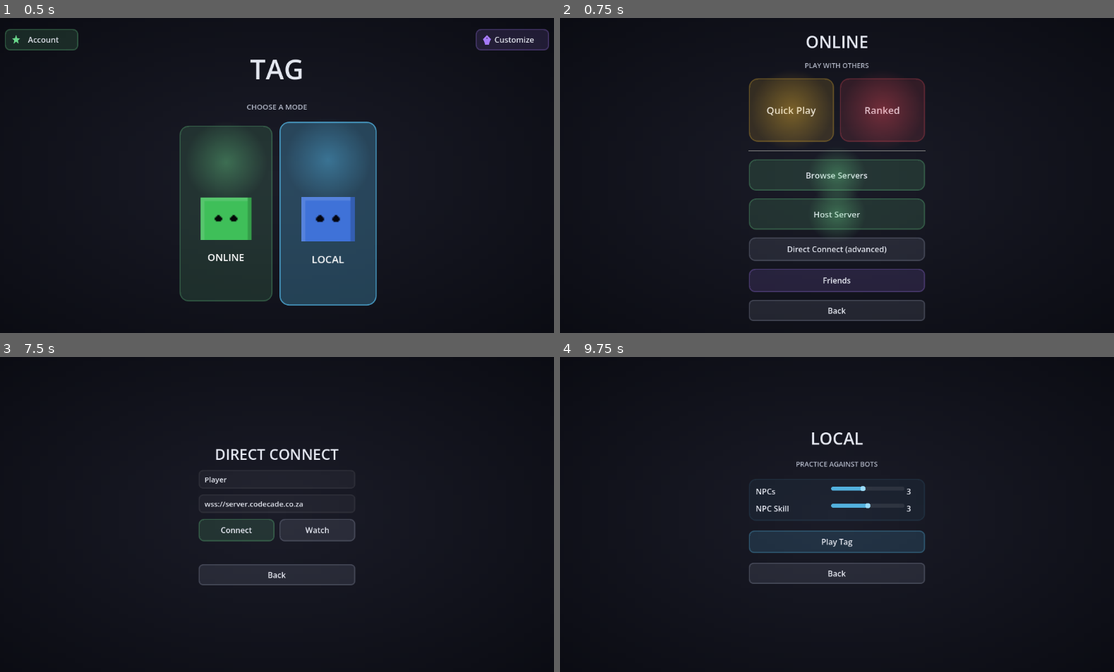
Above: before the commit, frames 1-4 (two rows, left to right).
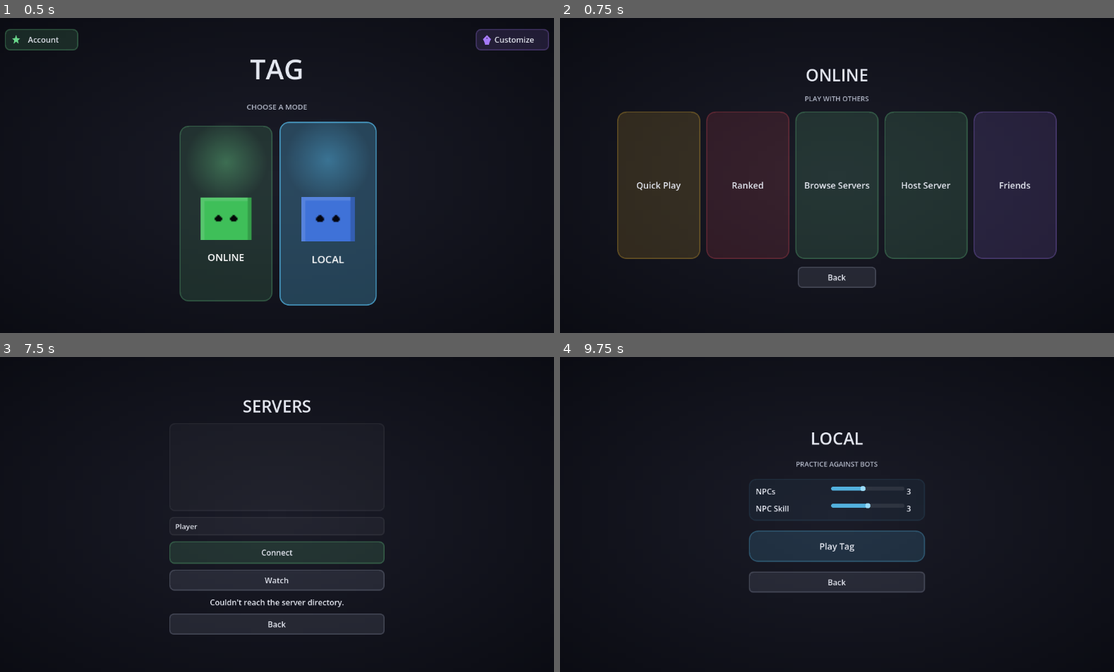
Above: after the commit, the same moments.

Repository: SumDumIdiut/tag
Game: Godot game, scene res://main/bootstrap.tscn
Same seed, same stepped clock (60 frames per second), same inputs: the game is played once before the commit and once after it.
Inputs (mouse positions are in pixels of both pictures, inside the frame that each line leads up to):
- Up to frame 1 (0.5 s): no input
- Up to frame 2 (0.75 s): click (787, 213) at 0.52 s
- Up to frame 3 (7.5 s): click "Ranked" at 1.25 s; click "Cancel" at 2 s; click "Browse Servers" at 2.75 s; click "Back" at 3.5 s; click "Host Server" at 4.25 s; click (277, 492) at 5.02 s; type "Alex" at 5.1 s; click "Host Server" at 5.75 s; click "Back" at 6.5 s; click (277, 586) at 7.25 s, where only the run before the commit has a clickable "Direct Connect (advanced)"
- Up to frame 4 (9.75 s): click "Back" at 8 s; click "Back" at 8.75 s; click (886, 552) at 9.52 s

Frame 1 is identical in both runs. In frame 2, 34% of the frame differs, in the area x 10-90%, y 5-97%; in frame 3, 5.4%; in frame 4, 1.6%.

Commit message:
Online menu: a real row of vertical bars, no glow, Direct Connect removed
The previous pass ("restyle like the main menu") landed on a mix -- two
glow cards on top, a plain list below -- which wasn't actually what was
asked for. Quick Play/Ranked/Browse Servers/Host Server/Friends are now
all one row of plain vertical bars (same proportions as the top-level
mode cards), no glow behind any of them -- just each button's own color
fill/border, matching whatever the mode-button-art system would paint
there for real content rather than a procedural decoration layered on
top. Direct Connect (advanced) is gone from the menu entirely.

Local's Play Tag button gets the same bold sizing/weight (it never had
glow to begin with, so nothing to remove there) so it doesn't read as a
smaller, secondary action next to the settings panel above it.

multiplayer_connect.gd/.tscn (Direct Connect's screen, including the
Watch-by-address fallback added while debugging the relay earlier) has
no remaining referrers anywhere in the project now that its menu entry
is gone -- left in place rather than deleted, since unlike Sandbox's
movement_test scene it still has real standalone utility as a manual
connect/spectate tool, just currently unreachable from the normal menu
flow.

Diff:
--- a/game/main/local_menu.gd
+++ b/game/main/local_menu.gd
@@ -12,7 +12,12 @@
 func _ready() -> void:
 	UIStyle.add_background(self)
 	$VBox/SettingsPanel.add_theme_stylebox_override("panel", UIStyle.panel_box(UIStyle.COLOR_LOCAL))
-	UIStyle.style_button(start_button, UIStyle.COLOR_LOCAL)
+	# Same plain flat-color-no-glow bar treatment online_menu.gd's row uses --
+	# Local only has the one real destination (there's nothing to arrange in
+	# a row here), but it should still carry the same visual weight/boldness
+	# as those bars rather than reading as a smaller, secondary action.
+	UIStyle.style_button(start_button, UIStyle.COLOR_LOCAL, 18)
+	start_button.add_theme_font_size_override("font_size", 18)
 	UIStyle.style_back_button(back_button)
 	UIStyle.style_slider(npc_count_slider, UIStyle.COLOR_LOCAL)
 	UIStyle.style_slider(skill_slider, UIStyle.COLOR_LOCAL)
--- a/game/main/local_menu.tscn
+++ b/game/main/local_menu.tscn
@@ -90,7 +90,7 @@
 
 [node name="StartButton" type="Button" parent="VBox"]
 layout_mode = 2
-custom_minimum_size = Vector2(0, 46)
+custom_minimum_size = Vector2(0, 64)
 text = "Play Tag"
 
 [node name="BackButton" type="Button" parent="VBox"]
--- a/game/main/online_menu.gd
+++ b/game/main/online_menu.gd
@@ -2,82 +2,47 @@
 
 const UIStyle := preload("res://ui/ui_style.gd")
 
-@onready var quick_play_button: Button = $VBox/MatchmakingRow/QuickPlayButton
-@onready var ranked_button: Button = $VBox/MatchmakingRow/RankedButton
-@onready var browse_button: Button = $VBox/BrowseButton
-@onready var host_button: Button = $VBox/HostButton
-@onready var direct_connect_button: Button = $VBox/DirectConnectButton
+@onready var bar_row: HBoxContainer = $VBox/BarRow
+@onready var quick_play_button: Button = $VBox/BarRow/QuickPlayButton
+@onready var ranked_button: Button = $VBox/BarRow/RankedButton
+@onready var browse_button: Button = $VBox/BarRow/BrowseButton
+@onready var host_button: Button = $VBox/BarRow/HostButton
 @onready var back_button: Button = $VBox/BackButton
 
 func _ready() -> void:
 	UIStyle.add_background(self)
-	# Quick Play/Ranked keep their own identity color (matching their main
-	# menu bar, back when they had one) even though they now live one level
-	# under Online's own green -- they're still visually "their own thing,"
-	# just reached from here instead of the top level. Same glow-card
-	# treatment the top-level mode bars use (see main_menu.gd's _build_bar)
-	# for the two primary destinations here, so this screen reads as a
-	# continuation of that same visual language instead of a plainer
-	# generic-button screen one level in.
+	# Plain vertical bars, same shape as the top-level mode cards
+	# (main_menu.gd's BAR_SIZE) but no glow behind them -- just the
+	# button's own color fill/border, whatever's actually painted there via
+	# style_button, nothing procedural layered on top of it.
 	UIStyle.style_button(quick_play_button, UIStyle.COLOR_QUICKPLAY, 18)
 	UIStyle.style_button(ranked_button, UIStyle.COLOR_RANKED, 18)
-	_add_card_glow(quick_play_button, UIStyle.COLOR_QUICKPLAY)
-	_add_card_glow(ranked_button, UIStyle.COLOR_RANKED)
-	_enlarge_label(quick_play_button, 20)
-	_enlarge_label(ranked_button, 20)
-
-	UIStyle.style_button(browse_button, UIStyle.COLOR_ONLINE, 14)
-	UIStyle.style_button(host_button, UIStyle.COLOR_ONLINE, 14)
-	_add_card_glow(browse_button, UIStyle.COLOR_ONLINE, 120)
-	_add_card_glow(host_button, UIStyle.COLOR_ONLINE, 120)
-	_enlarge_label(browse_button, 17)
-	_enlarge_label(host_button, 17)
-
-	UIStyle.style_button(direct_connect_button, UIStyle.COLOR_NEUTRAL, 12)
+	UIStyle.style_button(browse_button, UIStyle.COLOR_ONLINE, 18)
+	UIStyle.style_button(host_button, UIStyle.COLOR_ONLINE, 18)
 	UIStyle.style_back_button(back_button)
+	for btn in [quick_play_button, ranked_button, browse_button, host_button]:
+		btn.add_theme_font_size_override("font_size", 18)
 
 	quick_play_button.pressed.connect(_on_quick_play_pressed)
 	ranked_button.pressed.connect(_on_ranked_pressed)
 	browse_button.pressed.connect(_on_browse_pressed)
 	host_button.pressed.connect(_on_host_pressed)
-	direct_connect_button.pressed.connect(_on_direct_connect_pressed)
 	back_button.pressed.connect(_on_back_pressed)
-	_build_friends_button()
+	_build_friends_bar()
 
-## Same soft radial glow the top-level mode bars sit on top of, centered
-## behind whatever's already in the button rather than positioned for one
-## specific fixed size -- online_menu's cards aren't all the same
-## dimensions the way the three mode bars are.
-func _add_card_glow(btn: Button, color: Color, size: int = 170) -> void:
-	var glow := TextureRect.new()
-	glow.mouse_filter = Control.MOUSE_FILTER_IGNORE
-	glow.texture = UIStyle.glow_texture(color, size)
-	glow.stretch_mode = TextureRect.STRETCH_SCALE
-	glow.set_anchors_preset(Control.PRESET_CENTER)
-	glow.position = Vector2(-size / 2.0, -size / 2.0)
-	glow.custom_minimum_size = Vector2(size, size)
-	glow.size = Vector2(size, size)
-	btn.add_child(glow)
-	btn.move_child(glow, 0)
-
-## Button.text alone stays at the theme's default size -- these cards are
-## big enough now that the stock size reads small/lost in the middle of
-## them, unlike the original compact buttons this replaced.
-func _enlarge_label(btn: Button, font_size: int) -> void:
-	btn.add_theme_font_size_override("font_size", font_size)
-
-## Built in code rather than added to the .tscn -- inserted right before
-## Back, same "extend an existing hand-authored screen without touching its
-## node tree" approach the Art Tool's later pages already used.
-func _build_friends_button() -> void:
+## Built in code rather than added to the .tscn -- appended as a 5th bar
+## in BarRow, same "extend an existing hand-authored screen without
+## touching its node tree" approach the Art Tool's later pages already
+## used.
+func _build_friends_bar() -> void:
 	var friends_button := Button.new()
 	friends_button.text = "Friends"
-	friends_button.custom_minimum_size = direct_connect_button.custom_minimum_size
-	UIStyle.style_button(friends_button, UIStyle.COLOR_SHOP, 12)
+	friends_button.custom_minimum_size = quick_play_button.custom_minimum_size
+	friends_button.clip_contents = true
+	UIStyle.style_button(friends_button, UIStyle.COLOR_SHOP, 18)
+	friends_button.add_theme_font_size_override("font_size", 18)
 	friends_button.pressed.connect(func(): get_tree().change_scene_to_file("res://main/friends_menu.tscn"))
-	var vbox: VBoxContainer = back_button.get_parent()
-	vbox.add_child(friends_button)
-	vbox.move_child(friends_button, back_button.get_index())
+	bar_row.add_child(friends_button)
 
 func _on_quick_play_pressed() -> void:
 	get_tree().change_scene_to_file("res://main/quick_play.tscn")
@@ -91,8 +56,5 @@
 func _on_host_pressed() -> void:
 	get_tree().change_scene_to_file("res://main/host_setup.tscn")
 
-func _on_direct_connect_pressed() -> void:
-	get_tree().change_scene_to_file("res://main/multiplayer_connect.tscn")
-
 func _on_back_pressed() -> void:
 	get_tree().change_scene_to_file("res://main/main_menu.tscn")
--- a/game/main/online_menu.tscn
+++ b/game/main/online_menu.tscn
@@ -20,10 +20,10 @@
 anchor_top = 0.5
 anchor_right = 0.5
 anchor_bottom = 0.5
-offset_left = -180.0
-offset_top = -290.0
-offset_right = 180.0
-offset_bottom = 290.0
+offset_left = -460.0
+offset_top = -230.0
+offset_right = 460.0
+offset_bottom = 230.0
 theme_override_constants/separation = 16
 
 [node name="Title" type="Label" parent="VBox"]
@@ -39,45 +39,38 @@
 horizontal_alignment = 1
 text = "PLAY WITH OTHERS"
 
-[node name="MatchmakingRow" type="HBoxContainer" parent="VBox"]
+[node name="BarRow" type="HBoxContainer" parent="VBox"]
 layout_mode = 2
+size_flags_vertical = 3
+alignment = 1
 theme_override_constants/separation = 12
 
-[node name="QuickPlayButton" type="Button" parent="VBox/MatchmakingRow"]
+[node name="QuickPlayButton" type="Button" parent="VBox/BarRow"]
 layout_mode = 2
-size_flags_horizontal = 3
-custom_minimum_size = Vector2(0, 130)
+custom_minimum_size = Vector2(170, 290)
 clip_contents = true
 text = "Quick Play"
 
-[node name="RankedButton" type="Button" parent="VBox/MatchmakingRow"]
+[node name="RankedButton" type="Button" parent="VBox/BarRow"]
 layout_mode = 2
-size_flags_horizontal = 3
-custom_minimum_size = Vector2(0, 130)
+custom_minimum_size = Vector2(170, 290)
 clip_contents = true
 text = "Ranked"
 
-[node name="Divider" type="HSeparator" parent="VBox"]
+[node name="BrowseButton" type="Button" parent="VBox/BarRow"]
 layout_mode = 2
-
-[node name="BrowseButton" type="Button" parent="VBox"]
-layout_mode = 2
-custom_minimum_size = Vector2(0, 64)
+custom_minimum_size = Vector2(170, 290)
 clip_contents = true
 text = "Browse Servers"
 
-[node name="HostButton" type="Button" parent="VBox"]
+[node name="HostButton" type="Button" parent="VBox/BarRow"]
 layout_mode = 2
-custom_minimum_size = Vector2(0, 64)
+custom_minimum_size = Vector2(170, 290)
 clip_contents = true
 text = "Host Server"
 
-[node name="DirectConnectButton" type="Button" parent="VBox"]
-layout_mode = 2
-custom_minimum_size = Vector2(0, 48)
-text = "Direct Connect (advanced)"
-
 [node name="BackButton" type="Button" parent="VBox"]
 layout_mode = 2
-custom_minimum_size = Vector2(0, 36)
+size_flags_horizontal = 4
+custom_minimum_size = Vector2(160, 40)
 text = "Back"
